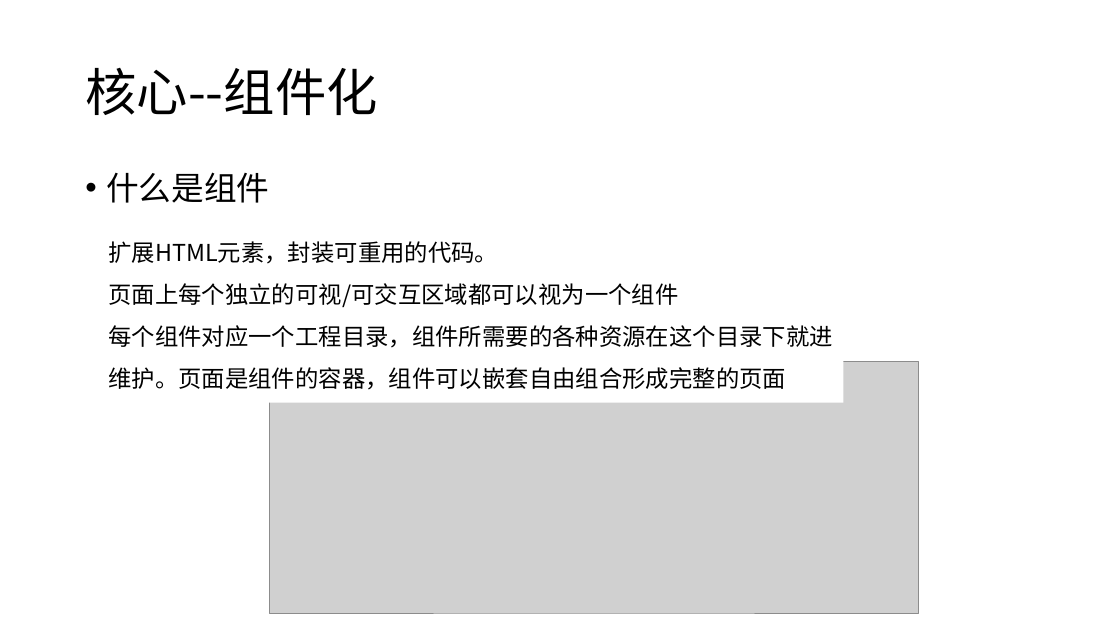
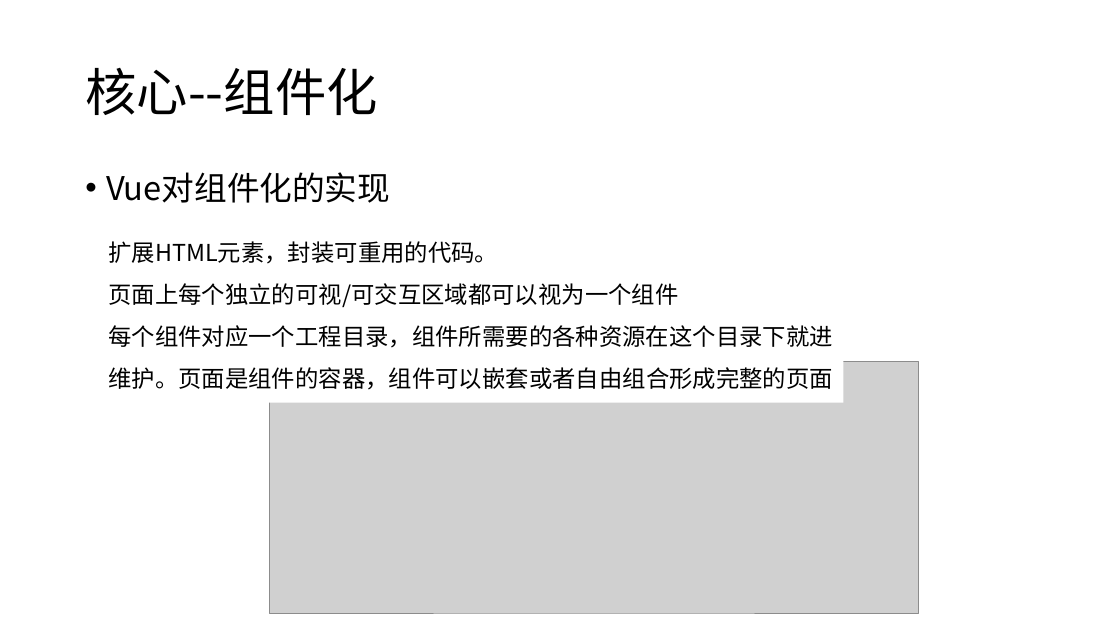
Before and after one commit to candisecandise/gitpractice, a slide deck: slide 22 of 前后端分离初探.pptx. Drawn at 1120x630 pixels with LibreOffice and Linux fonts; fonts in the diff are those of the drawing; grey boxes stand for pictures. Boxes give left, top, right and bottom in pixels: in the first picture for what was removed or moved away, otherwise in the second. Text is boxed around its words. In the diff, an @@ line names an element or a change of style, - is before the commit and + after.

```diff
--- a/前后端分离初探.pptx
+++ b/前后端分离初探.pptx
@@ text at (106,172,390,203): text changed @@
-• 什么是组件
+• Vue对组件化的实现
@@ text at (108,325,833,390): text changed @@
-每个组件对应一个工程目录，组件所需要的各种资源在这个目录下就进维护。页面是组件的容器，组件可以嵌套自由组合形成完整的页面
+每个组件对应一个工程目录，组件所需要的各种资源在这个目录下就进维护。页面是组件的容器，组件可以嵌套或者自由组合形成完整的页面
```
Also in this commit, not shown: 13 other slides changed.
